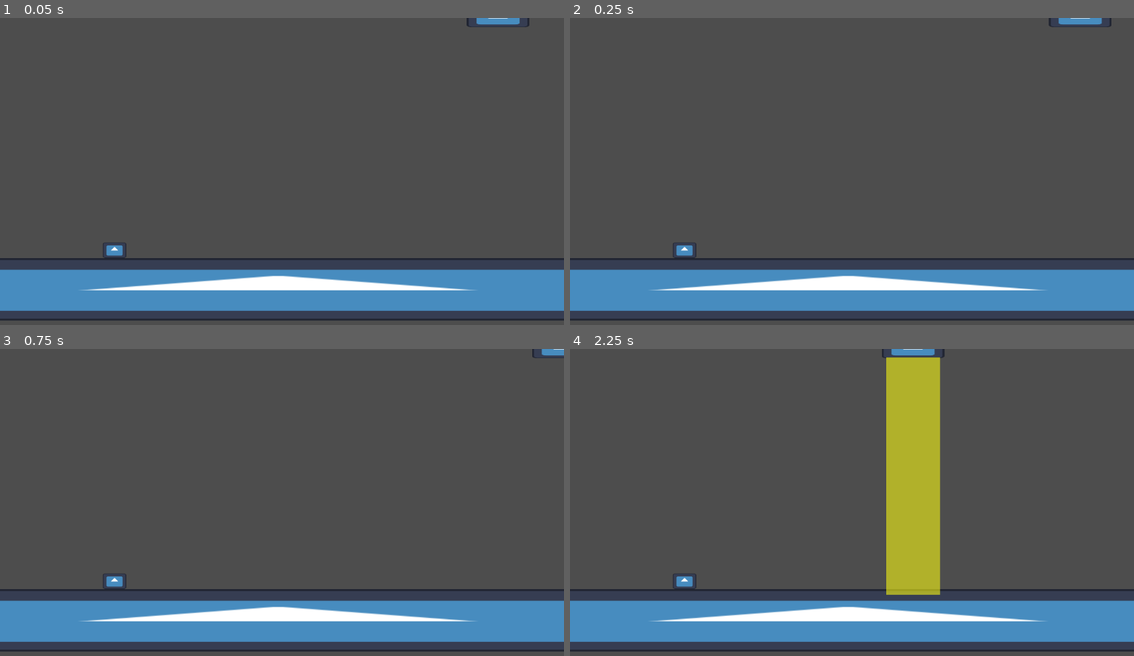
Above: before the commit, frames 1-4 (two rows, left to right).
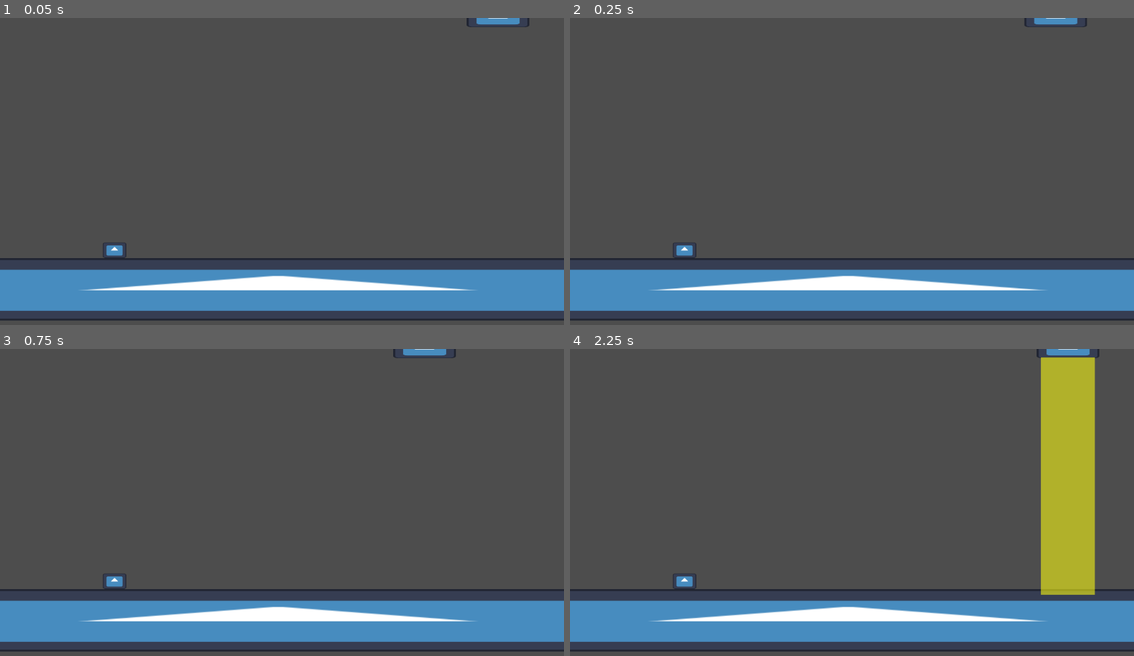
Above: after the commit, the same moments.

Repository: Luminescent-Cheese/district-jam-VII
Game: Godot game, scene res://test_ufo.tscn
Two runs of this game, one before a commit and one after it. Both use one fixed random seed, a clock stepped at 60 frames per second and the inputs below. This scene is started directly instead of the project's main scene. The engine's default icon, where the game draws it, is replaced by a stand-in: a white triangle on a blue panel in a dark square.
Inputs (mouse positions are in pixels of both pictures, inside the frame that each line leads up to):
- Up to frame 1 (0.05 s): no input
- Up to frame 2 (0.25 s): no input
- Up to frame 3 (0.75 s): move the mouse to (406, 490) at 0.52 s; click (406, 490) at 0.67 s
- Up to frame 4 (2.25 s): move the mouse to (739, 523) at 1.27 s; click (739, 523) at 1.42 s; move the mouse to (908, 438) at 2.02 s; click (908, 438) at 2.17 s

Frame 1 is identical in both runs. In frame 2, 0.2% of the frame differs, in the area x 80-96%, y 0-3%; in frame 3, 0.3%; in frame 4, 15%, in the area x 55-94%, y 0-81%.

Commit message:
ufo cleanup

Diff:
--- /dev/null
+++ b/building.tscn
@@ -0,0 +1,22 @@
+[gd_scene format=3 uid="uid://o3uygmxb7g1a"]
+
+[ext_resource type="Script" path="res://buildingBase.gd" id="1_2yopf"]
+[ext_resource type="Texture2D" uid="uid://6j5q4vcde6ai" path="res://icon.svg" id="1_5j34s"]
+
+[sub_resource type="RectangleShape2D" id="RectangleShape2D_2yopf"]
+size = Vector2(129, 190.5)
+
+[node name="Building" type="CharacterBody2D" unique_id=1422852066]
+script = ExtResource("1_2yopf")
+
+[node name="Pivot" type="Node2D" parent="." unique_id=1085883043]
+position = Vector2(0, -46.5)
+
+[node name="Base" type="Sprite2D" parent="." unique_id=1108329169]
+position = Vector2(0, -46.5)
+scale = Vector2(0.4375, 0.7265625)
+texture = ExtResource("1_5j34s")
+
+[node name="CollisionShape2D" type="CollisionShape2D" parent="." unique_id=1382810759]
+position = Vector2(0, -48)
+shape = SubResource("RectangleShape2D_2yopf")
--- a/ufo.gd
+++ b/ufo.gd
@@ -38,7 +38,7 @@
 	if current_action == UfoAction.SCAN:
 		scan_for_cow()
 	elif current_action == UfoAction.MOVE:
-		search2()
+		search()
 
 func scan_for_cow():
 	var cows_in_beam = beam_area.get_overlapping_bodies()
@@ -49,12 +49,6 @@
 			break
 
 func search():
-	if direction == Vector2.ZERO:
-		direction = Vector2(randf_range(-1, 1), 0).normalized()
-	velocity = direction * SPEED
-	move_and_slide()
-
-func search2():
 	var world_bounds = CoordsUtils.get_world_bounds(self)
 	if (global_position.x < world_bounds.min_x):
 		direction = Vector2(1, 0)
@@ -65,7 +59,5 @@
 		var random_horizontal = [-1, 1].pick_random()
 		direction = Vector2(random_horizontal, 0)
 
-
-
 	velocity = direction * SPEED
 	move_and_slide()
